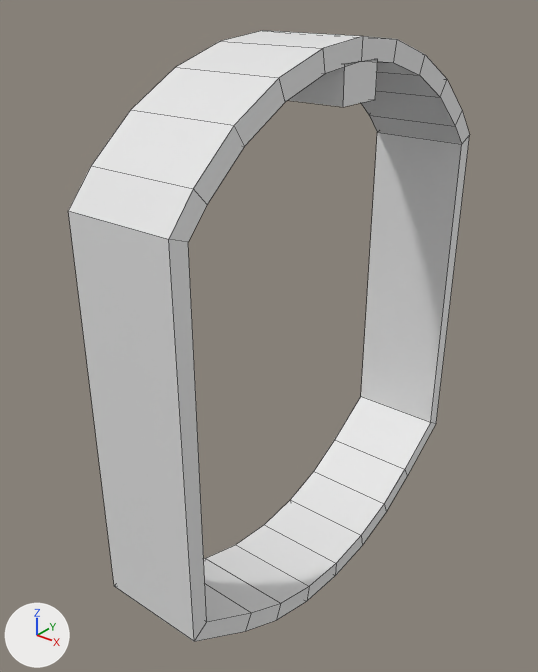
The FBX model SUBMARİNE PUZZLE GAME/Assets/Art/Meshes/SM_SubmarineBase.fbx, before and after one commit.
Before and after are seen from a 50 mm camera at (7.6, -10.56, 5.44) aimed at (-0.53, -0.41, -0.85). Lighting does not change. The marker at lower left points along +X, +Y and +Z. Mesh edges are drawn as thin lines. Where no turn or scale is listed for an object, it has been applied to the vertices.

Names of what the first picture shows: 'Cube', 'SubmarineBase'.
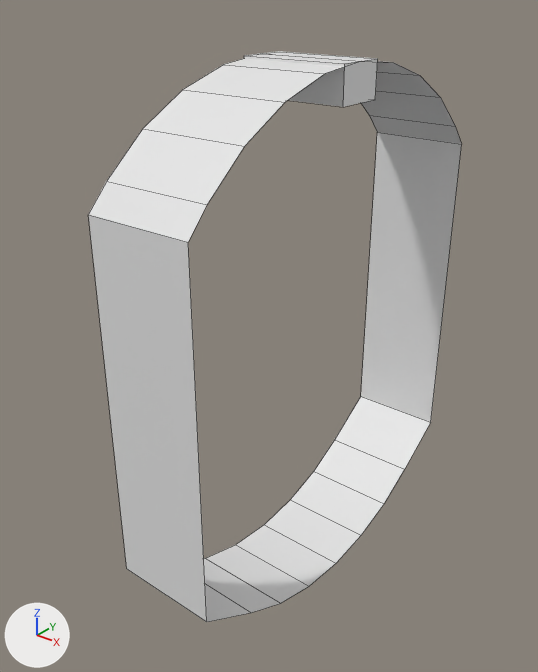
Where the change shows, as pixel boxes [x1, y1, x2, y2] in the pictures (538 x 672 px):
'SubmarineBase', reshaped (7% narrower, 8% shorter)
    before: [68, 30, 470, 642]
    after: [88, 59, 462, 622]
part 1 of me_cylinder_008, deleted
    before: [68, 30, 470, 642]

What changed in the scene script:
```text
Change me_cylinder_008:
    used by ob_submarinebase; location = (0.0, 0.0, -0.88)
    remove me_cylinder_008.from_pydata(...)  # 80 vertices, 80 faces; spans x -1.0..1.0, y -4.34..4.34, z -5.47..5.47
    add me_cylinder_008.from_pydata(...)  # 40 vertices, 20 faces; spans x -1.0..1.0, y -4.0..4.0, z -5.11..5.11
    me_cylinder_008 part 1
    40 vertices are removed from x -1.0..1.0, y -4.34..4.34, z -5.47..5.47
    60 faces are deleted
```
